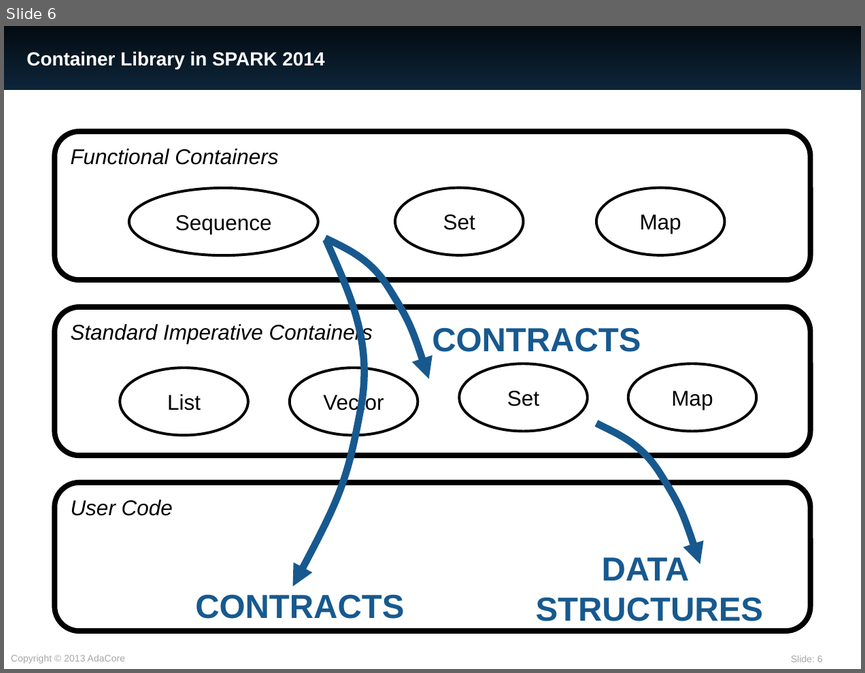
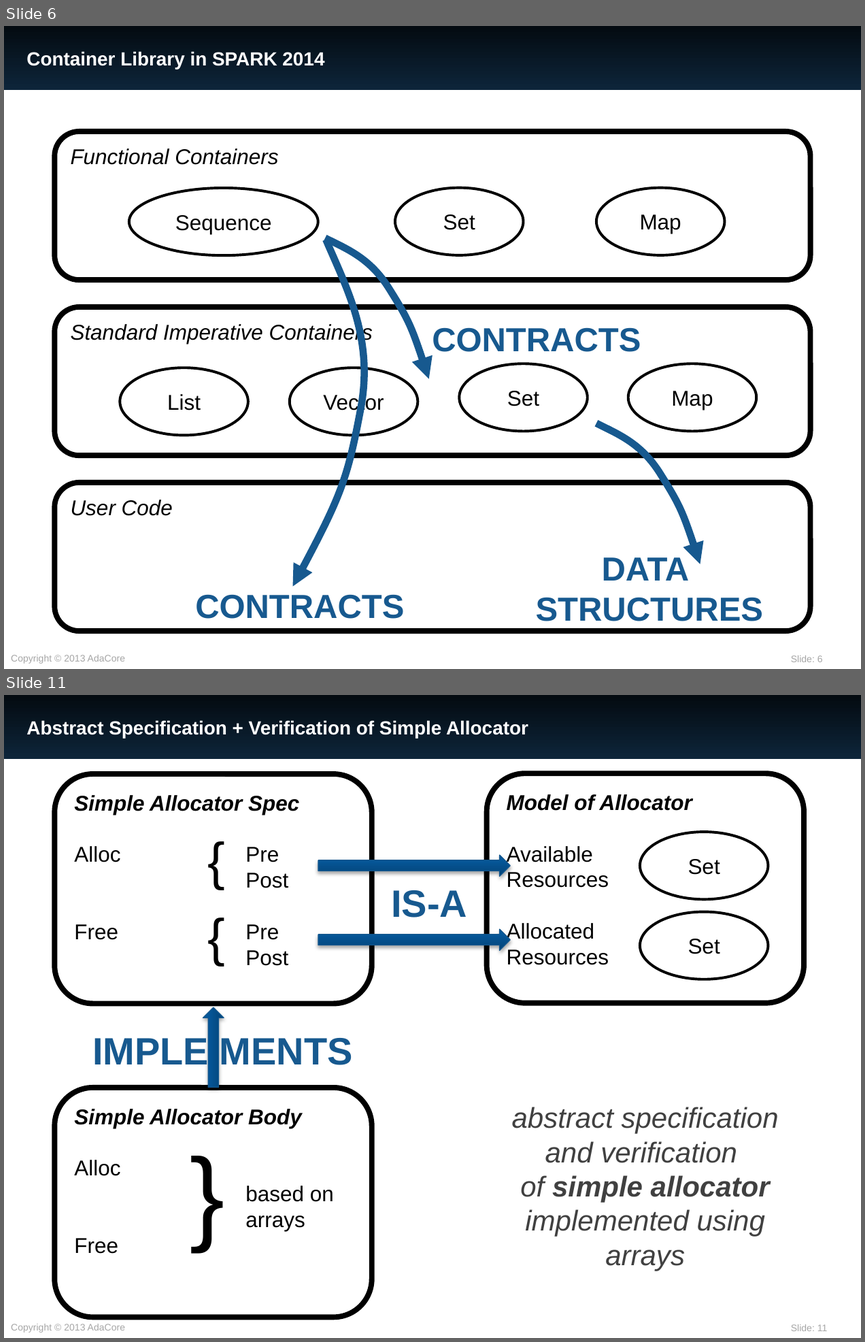
Before and after one commit to AdaCore/spark2014, a slide deck: slides/RSSRail_2016/SPARK.pptx. Shown one above the other, each under a label of ours: slide 6 before the commit, slides 6 and 11 after it; the slides between them are not shown. The pictures are 865x673 and 865x1342 pixels, drawn with LibreOffice and Linux fonts; fonts in the diff are those of the drawing. Boxes give left, top, right and bottom in pixels: in the first picture for what was removed or moved away, otherwise in the second. Text is boxed around its words. In the diff, an @@ line names an element or a change of style, - is before the commit and + after.

```diff
--- a/slides/RSSRail_2016/SPARK.pptx
+++ b/slides/RSSRail_2016/SPARK.pptx
@@ slide 11 added at (4, 695, 861, 1338), background #FFFFFF; not listed: 3 template elements that a slide beside it also shows @@
@@ title added at (26, 720, 528, 738), 16 pt, text #FFFFFF, bold @@
+Abstract Specification + Verification of Simple Allocator
@@ rounded rectangle added at (54, 774, 372, 1004), fill #FFFFFF, outline #000000 4.5 pt, 18 pt, text #000000 @@
+Simple Allocator Spec
+Alloc Pre
+Post
+Free Pre
+Post
@@ rounded rectangle added at (486, 774, 804, 1004), fill #FFFFFF, outline #000000 4.5 pt, 18 pt, text #000000 @@
+Model of Allocator
+Available
+Resources
+Allocated
+Resources
@@ text added at (193, 824, 234, 896), 44 pt, text #000000 @@
+{
@@ ellipse added at (640, 832, 768, 900), fill #FFFFFF, outline #000000 2.25 pt, 18 pt, text #000000 @@
+Set
@@ right arrow added at (318, 855, 511, 877), fill gradient #044478 to #05589C to #0259A0, outline #14578F 0.75 pt @@
@@ text added at (391, 890, 467, 917), 32 pt, text #17598F, bold @@
+IS-A
@@ text added at (193, 899, 234, 971), 44 pt, text #000000 @@
+{
@@ ellipse added at (640, 912, 768, 979), fill #FFFFFF, outline #000000 2.25 pt, 18 pt, text #000000 @@
+Set
@@ right arrow added at (318, 929, 511, 950), fill gradient #044478 to #05589C to #0259A0, outline #14578F 0.75 pt @@
@@ right arrow added at (203, 1007, 224, 1087), fill gradient #044478 to #05589C to #0259A0, outline #14578F 0.75 pt @@
@@ text added at (92, 1034, 353, 1071), 32 pt, text #17598F, bold @@
+IMPLE MENTS
@@ rounded rectangle added at (54, 1087, 372, 1317), fill #FFFFFF, outline #000000 4.5 pt, 18 pt, text #000000 @@
+Simple Allocator Body
+Alloc
+based on
+arrays
+Free
@@ text added at (512, 1106, 779, 1270), 24 pt, text #404040, italic @@
+abstract specification and verification
+of simple allocator implemented using arrays
@@ text added at (193, 1151, 234, 1286), 88 pt, text #000000 @@
+{
```
Also in this commit, not shown: 3 slides changed, 10 other slides added.
